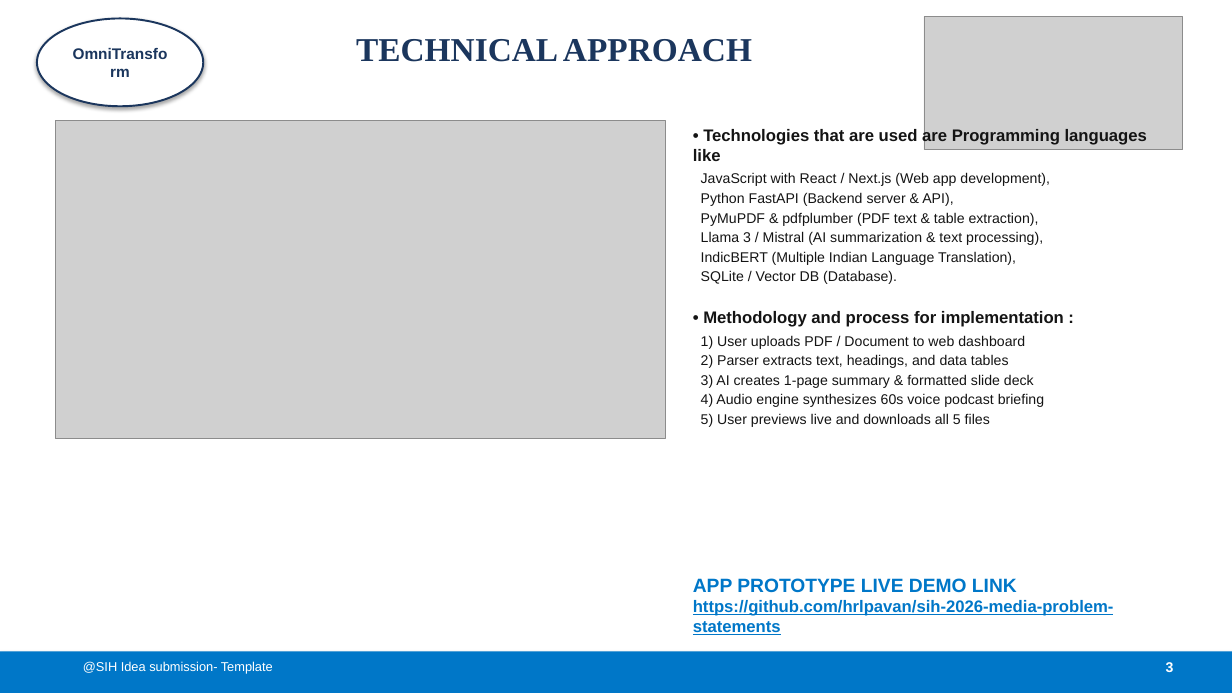
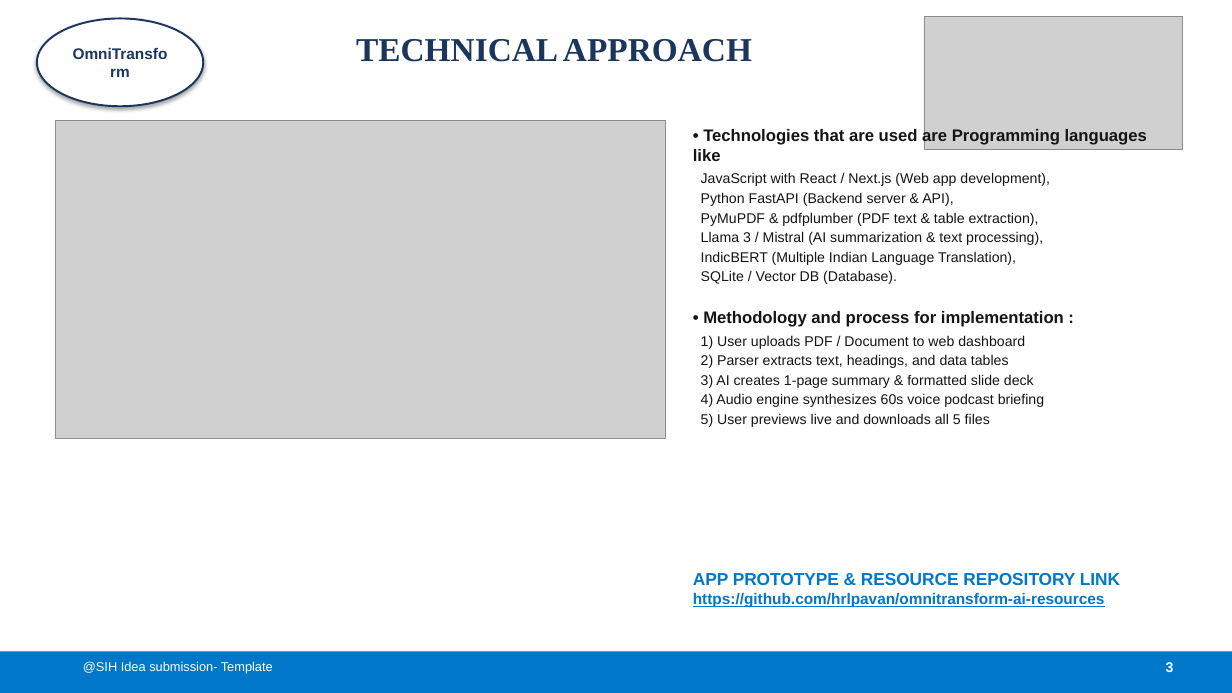
Before and after one commit to hrlpavan/omnitransform-ai-resources, a slide deck: slide 3 of SIH2026_Idea_Presentation_PS26154.pptx. Drawn at 1232x693 pixels with LibreOffice and Linux fonts; fonts in the diff are those of the drawing; grey boxes stand for pictures. Boxes give left, top, right and bottom in pixels: in the first picture for what was removed or moved away, otherwise in the second. Text is boxed around its words. In the diff, an @@ line names an element or a change of style, - is before the commit and + after.

Commit message:
Embed dedicated master repo https://github.com/hrlpavan/omnitransform-ai-resources directly into PPTX slides 1, 3, and 6

```diff
--- a/SIH2026_Idea_Presentation_PS26154.pptx
+++ b/SIH2026_Idea_Presentation_PS26154.pptx
@@ text at (x1=693, y1=573, x2=1120, y2=607): text changed; size 13 to 12 pt @@
-APP PROTOTYPE LIVE DEMO LINK
-https://github.com/hrlpavan/sih-2026-media-problem-statements
+APP PROTOTYPE & RESOURCE REPOSITORY LINK
+https://github.com/hrlpavan/omnitransform-ai-resources
```
Also in this commit, not shown: 2 other slides changed, 1 other file.
